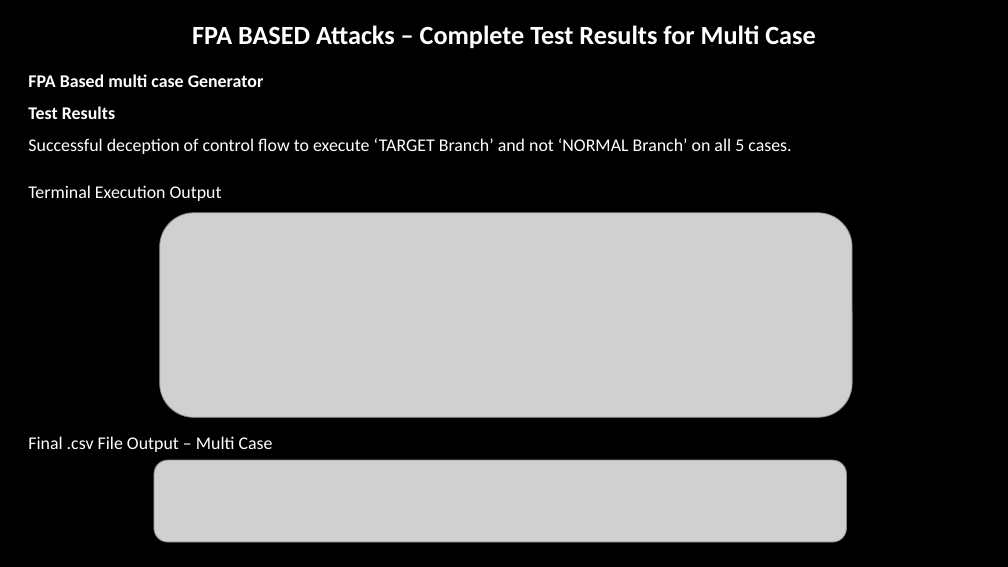
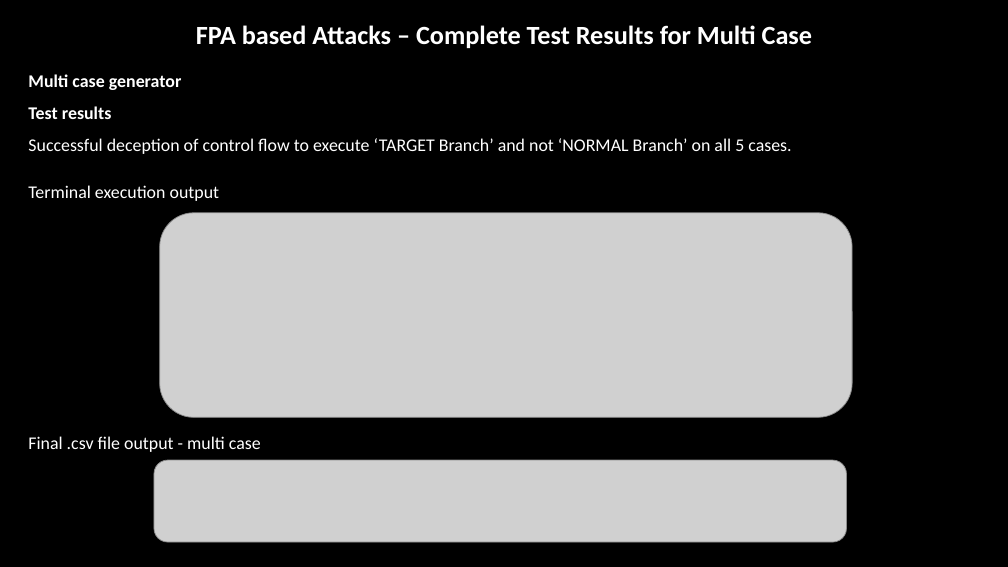
Before and after one commit to Arun-2208/Semester_4_CodeWork_and_CourseWork-, a slide deck: slide 16 of ICT80004-Internship_Project/FINAL PRESENTATION/ICT80004-Final_Project_Presentation_Arun_104837257.pptx. Drawn at 1008x567 pixels with LibreOffice and Linux fonts; fonts in the diff are those of the drawing; grey boxes stand for pictures; background and template pictures are left out. Boxes give left, top, right and bottom in pixels: in the first picture for what was removed or moved away, otherwise in the second. Text is boxed around its words. In the diff, an @@ line names an element or a change of style, - is before the commit and + after.

```diff
--- a/ICT80004-Internship_Project/FINAL PRESENTATION/ICT80004-Final_Project_Presentation_Arun_104837257.pptx
+++ b/ICT80004-Internship_Project/FINAL PRESENTATION/ICT80004-Final_Project_Presentation_Arun_104837257.pptx
@@ text at (x1=196, y1=25, x2=812, y2=48): text changed @@
-FPA BASED Attacks – Complete Test Results for Multi Case
+FPA based Attacks – Complete Test Results for Multi Case
@@ text at (x1=28, y1=74, x2=182, y2=119): text changed @@
-FPA Based multi case Generator
-Test Results
+Multi case generator
+Test results
@@ text at (x1=28, y1=185, x2=220, y2=201): text changed @@
-Terminal Execution Output
+Terminal execution output
@@ text at (x1=28, y1=436, x2=261, y2=452): text changed @@
-Final .csv File Output – Multi Case
+Final .csv file output - multi case
```
Also in this commit, not shown: 19 other slides changed, 3 other files.
